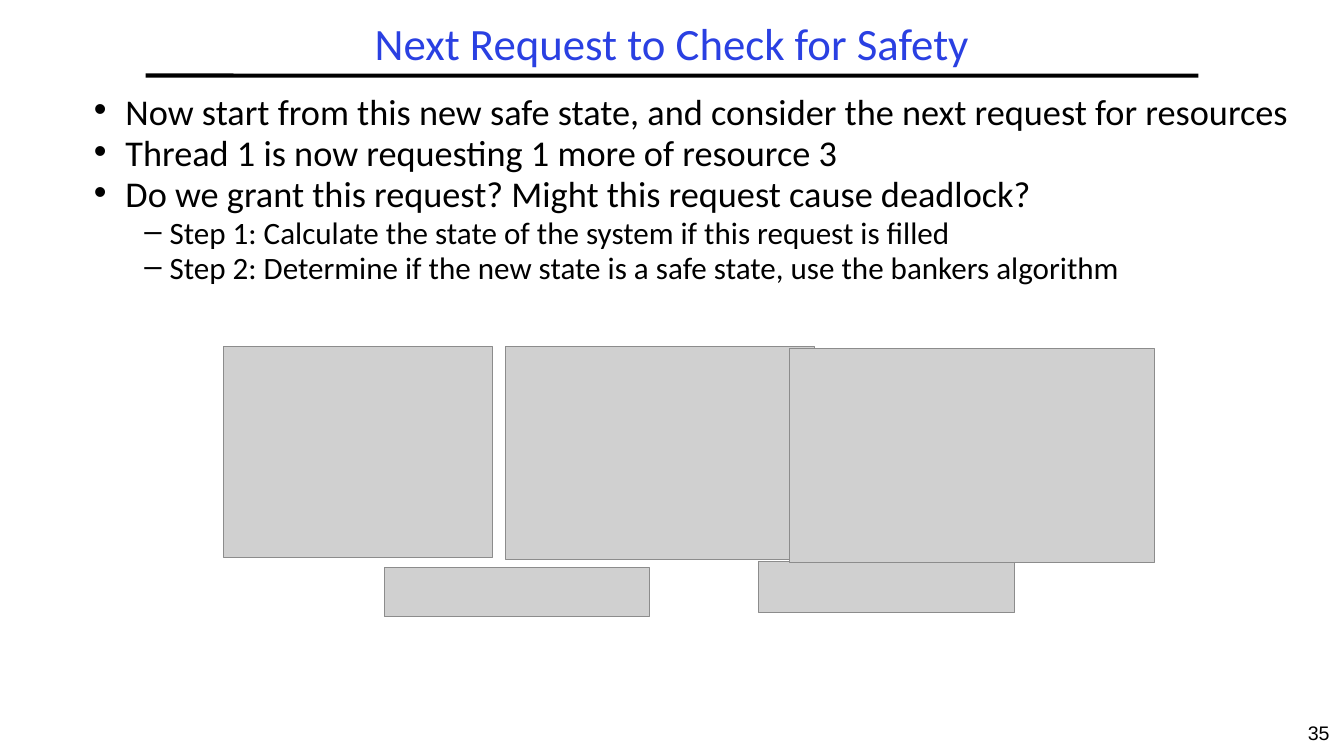
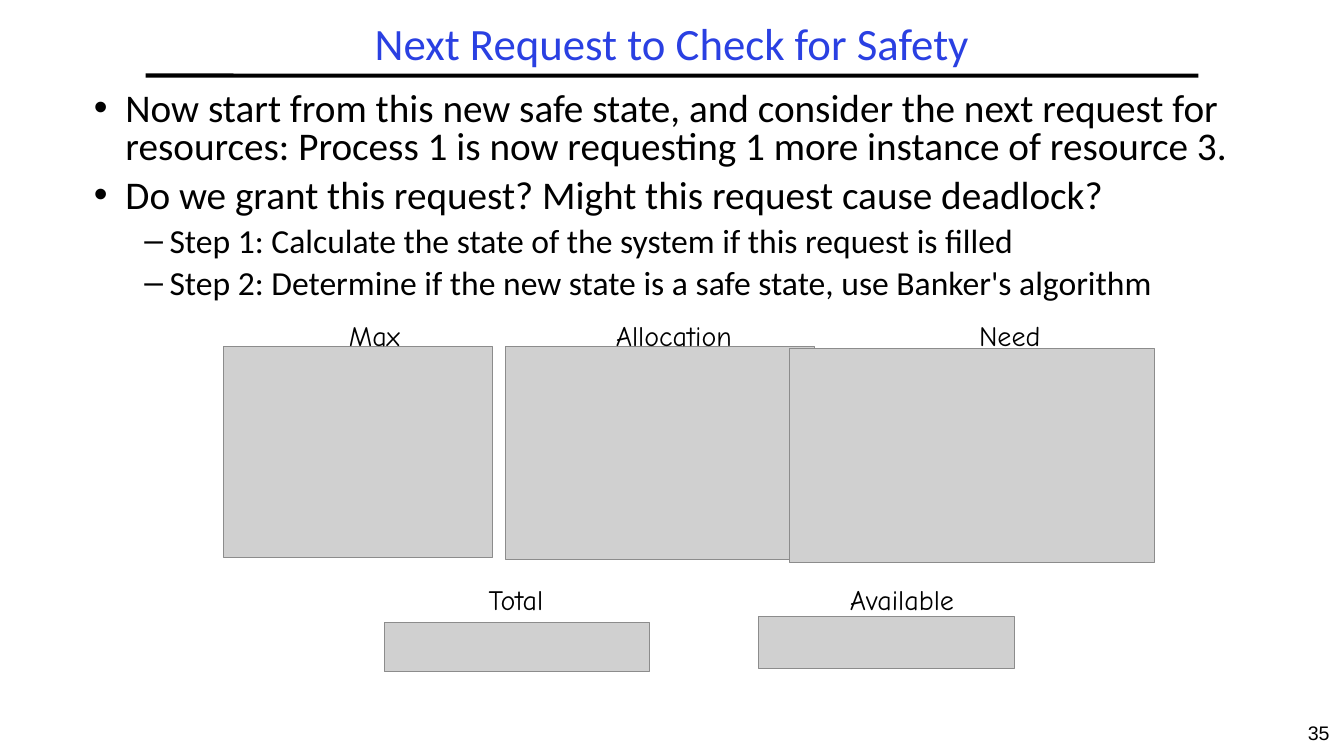
Before and after one commit to guhofstra/CSC256Fa25, a slide deck: slide 35 of PPTs/L4-Deadlocks.pptx. Drawn at 1344x756 pixels with LibreOffice and Linux fonts; fonts in the diff are those of the drawing; grey boxes stand for pictures. Boxes give left, top, right and bottom in pixels: in the first picture for what was removed or moved away, otherwise in the second. Text is boxed around its words. In the diff, an @@ line names an element or a change of style, - is before the commit and + after.

```diff
--- a/PPTs/L4-Deadlocks.pptx
+++ b/PPTs/L4-Deadlocks.pptx
@@ text at [125,94,1227,167]: text changed; size 25.9 to 28 pt @@
-• Now start from this new safe state, and consider the next request for resources
-• Thread 1 is now requesting 1 more of resource 3
+• Now start from this new safe state, and consider the next request for resources: Process 1 is now requesting 1 more instance of resource 3.
@@ text at [125,181,1102,259]: size 25.9 to 28 pt in "Do we grant this request? Might this ..."; size 22.2 to 24 pt in "Step 1: Calculate the state of the ..."; line spacing 0.7 to 0.8 @@
@@ text at [170,271,1151,301]: text changed; size 22.2 to 24 pt @@
-  – Step 2: Determine if the new state is a safe state, use the bankers algorithm
+  – Step 2: Determine if the new state is a safe state, use Banker's algorithm
@@ text added at [349,327,400,355], 20 pt, text #000000 @@
+Max
@@ text added at [616,327,732,355], 20 pt, text #000000 @@
+Allocation
@@ text added at [979,326,1040,355], 20 pt, text #000000 @@
+Need
@@ picture removed at [384,568,649,617] @@
@@ picture removed at [759,562,1014,613] @@
@@ text added at [489,591,543,611], 20 pt, text #000000 @@
+Total
@@ text added at [850,591,954,620], 20 pt, text #000000 @@
+Available
@@ picture added at [384,623,649,673] @@
@@ picture added at [759,617,1014,668] @@
```
Also in this commit, not shown: 34 other slides changed, 1 slide added, 10 slides removed, 10 other files.
